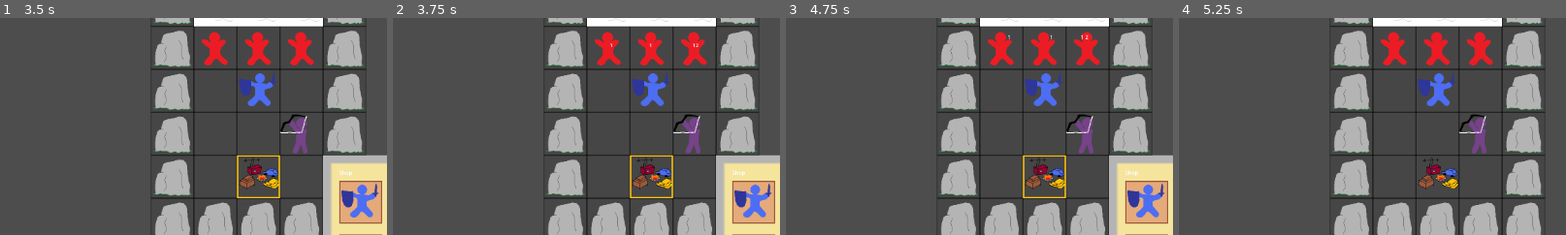
Above: before the commit, frames 1-4 (left to right).
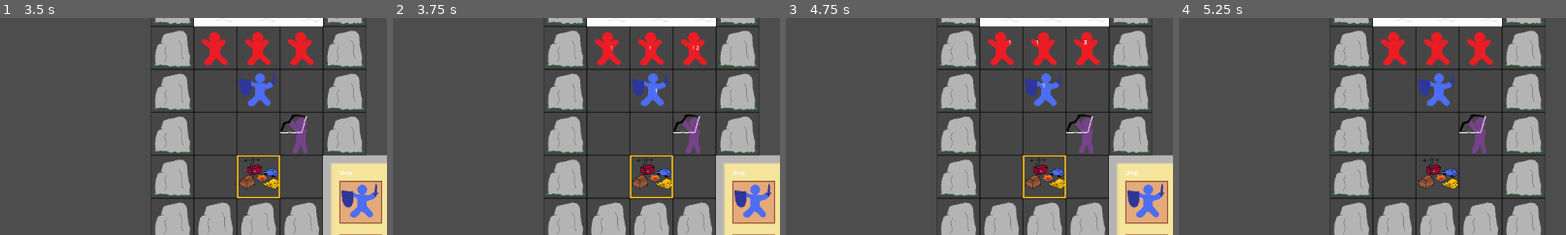
Above: after the commit, the same moments.

Repository: Wayl123/CardPuzzleGame
Game: Godot game, scene res://scene/test_map.tscn
Same seed, same stepped clock (60 frames per second), same inputs: the game is played once before the commit and once after it.
Inputs (mouse positions are % of the whole screen's width and height, from its top left):
- Up to frame 1 (3.5 s): click (44, 30) at 0.52 s; click (50, 40) at 1.27 s; click (50, 60) at 2 s; click (63, 66) at 2.77 s
- Up to frame 2 (3.75 s): click "Next Turn" at 3.5 s
- Up to frame 3 (4.75 s): click "Next Turn" at 4.25 s
- Up to frame 4 (5.25 s): click (50, 20) at 5 s
The pictures show only the part of the screen within x 17-67%, y 23-73%; the shares and areas given below are measured in that part.

Frame 1 is identical in both runs. In frame 2, less than 0.1% of the frame differs, in the area x 56-80%, y 11-35%; in frame 3, less than 0.1%, in the area x 57-79%, y 7-33%; in frame 4, nothing differs.

Commit message:
Enemy deal damage to player as well now #9

Diff:
--- a/scripts/DamageNumber.gd
+++ b/scripts/DamageNumber.gd
@@ -4,8 +4,8 @@
 @onready var labelContainer = %LabelContainer
 @onready var label = %Label
 
-var HEIGHT = 100
-var SPREAD = 50
+var HEIGHT = 64
+var SPREAD = 64
 
 func _ready():
 	pass
--- a/scripts/NextTurnButton.gd
+++ b/scripts/NextTurnButton.gd
@@ -7,13 +7,25 @@
 
 func _on_button_pressed():
 	var data
+	var targetPos
+	var targetGlobalPos
 
 	for player in get_tree().get_nodes_in_group("PlayerUnits"):
 		data = player.get_data()
 		for aRange in data["range"]:
-			var targetPos = Vector2(aRange[0], aRange[1]) * 128
-			var targetGlobalPos = player.get_global_position() + targetPos
+			targetPos = Vector2(aRange[0], aRange[1]) * 128
+			targetGlobalPos = player.get_global_position() + targetPos
 			for targetNode in get_tree().get_nodes_in_group("TargetableNode"):
 				if targetNode.get_global_position() == targetGlobalPos:
 					if targetNode.has_node("Enemy"):
 						targetNode.get_node("Enemy").take_damage(data["attack"])
+
+	for enemy in get_tree().get_nodes_in_group("CurrentEnemy"):
+		data = enemy.get_data()
+		for aRange in data["range"]:
+			targetPos = Vector2(aRange[0], aRange[1]) * 128
+			targetGlobalPos = enemy.get_global_position() + targetPos
+			for targetNode in get_tree().get_nodes_in_group("TargetableNode"):
+				if targetNode.get_global_position() == targetGlobalPos:
+					if targetNode.has_node("Player"):
+						targetNode.get_node("Player").take_damage(data["attack"])
--- a/scripts/Player.gd
+++ b/scripts/Player.gd
@@ -30,6 +30,3 @@
 	add_child(dragPreview)
 
 	return dataOut
-
-func get_data():
-	return data
--- a/scripts/UnitCard.gd
+++ b/scripts/UnitCard.gd
@@ -86,6 +86,9 @@
 		selected.add_to_group("ActiveSelected")
 		get_parent().add_child(selected)
 
+func get_data():
+	return data
+
 func take_damage(pDmg):
 	var damageNumber = DAMAGENUMBER.instantiate()
 	var spawnPosition = get_global_position()
@@ -96,11 +99,9 @@
 
 	data["health"] -= pDmg
 	if data["health"] <= 0:
-		if get_tree().has_group("ActiveMap"):
+		if is_in_group("CurrentEnemy") and get_tree().has_group("ActiveMap"):
 			remove_from_group("CurrentEnemy")
 			var map = get_tree().get_first_node_in_group("ActiveMap")
 			map.check_enemy_cleared()
 			get_parent().set_disabled(false)
-			queue_free()
-		else:
-			print("Can't find current map")
+		queue_free()
